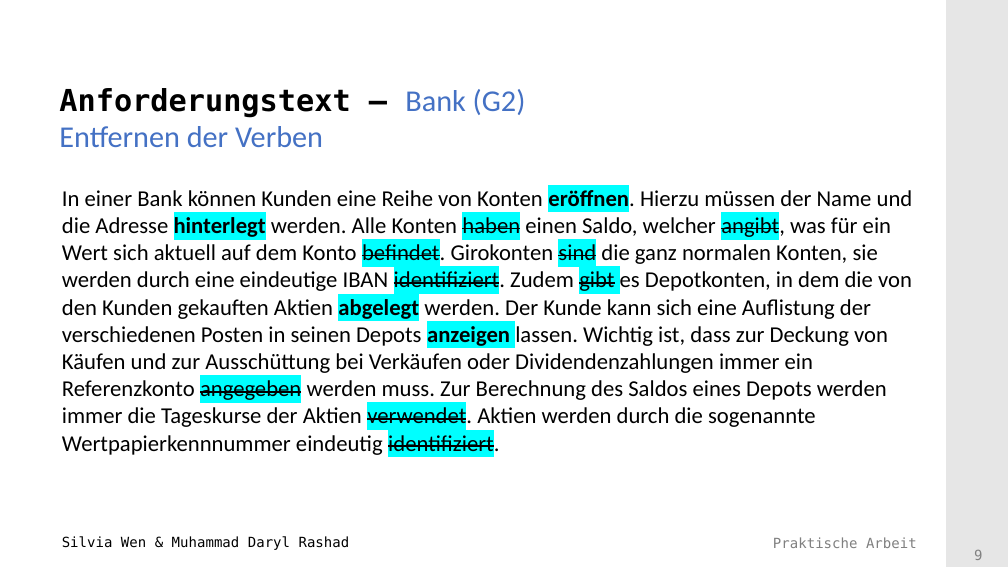
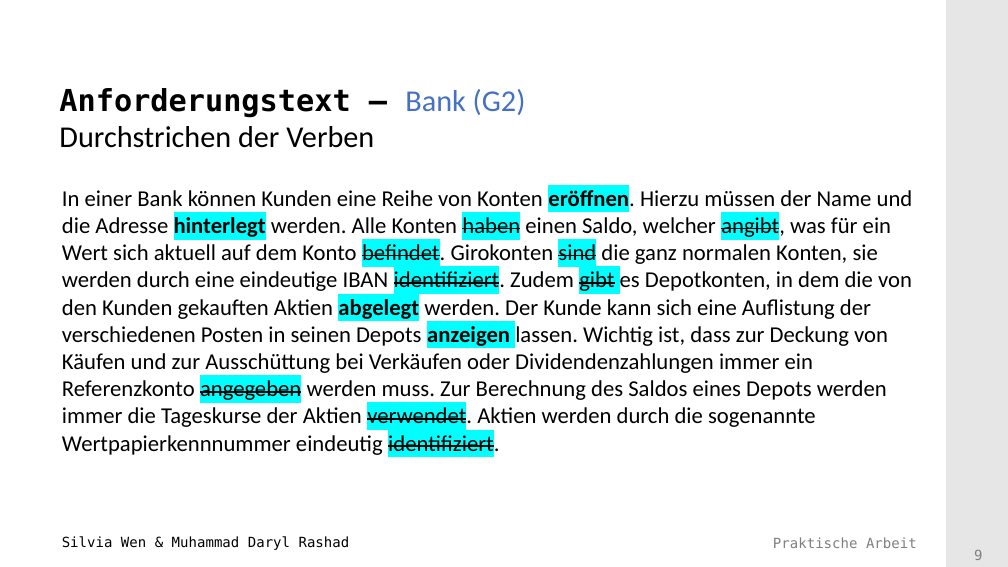
Before and after one commit to Mufasaxi/SimpleBank, a slide deck: slide 9 of Vorlage_Praesentation_2022_Subgroup_2_4_OOA.pptx. Drawn at 1008x567 pixels with LibreOffice and Linux fonts; fonts in the diff are those of the drawing; background and template pictures are left out. Boxes give left, top, right and bottom in pixels: in the first picture for what was removed or moved away, otherwise in the second. Text is boxed around its words. In the diff, an @@ line names an element or a change of style, - is before the commit and + after.

Commit message:
cleaned up anforderungstext and user stories

```diff
--- a/Vorlage_Praesentation_2022_Subgroup_2_4_OOA.pptx
+++ b/Vorlage_Praesentation_2022_Subgroup_2_4_OOA.pptx
@@ title at <box>59,88,526,148</box>: text changed; text colour #4471C4 to #000000 @@
-Anforderungstext – Bank (G2)
-Entfernen der Verben
+Anforderungstext – Bank (G2)
+Durchstrichen der Verben
```
Also in this commit, not shown: 9 other slides changed, 1 slide added.
